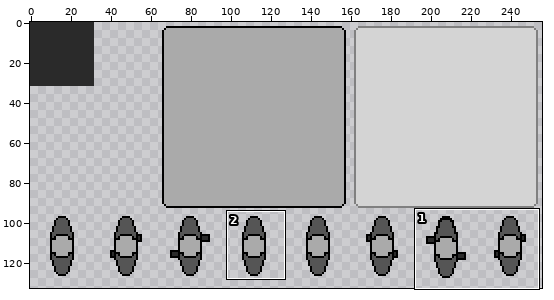
Two versions of one pixel-art file, resources/spritesheet.ase. The first picture is a wide view before the edit; the outline marks the close-up.
Close-up. Before:
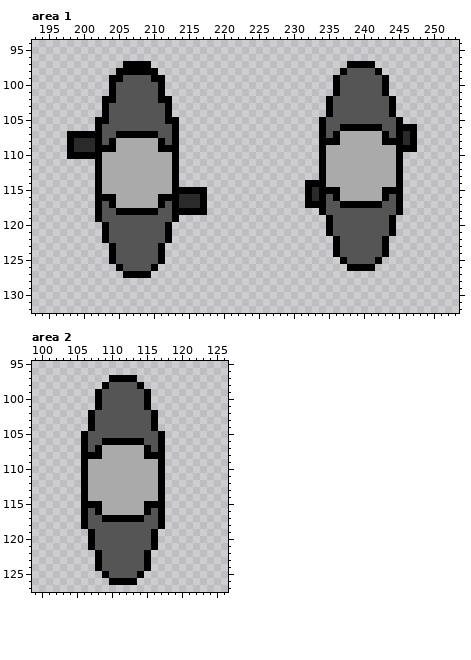
256x160 pixels, 1 frame. Shown: area 1: x 193..253, y 94..132; area 2: x 99..126, y 95..127. The wide view leaves out empty margins.
The result:
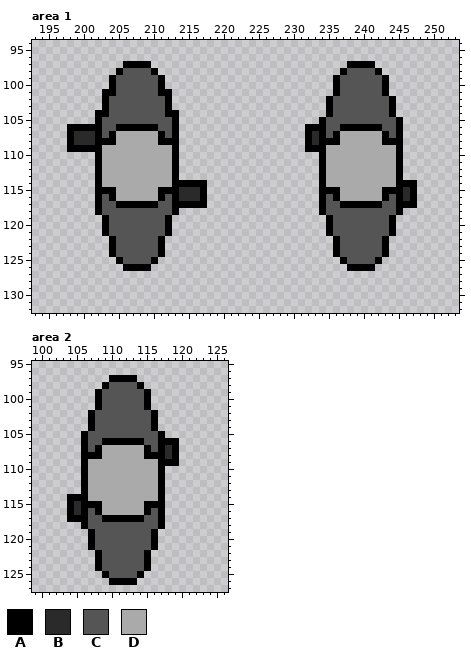
Palette (. is transparent): A #000000  B #2a2a2a  C #555555  D #aaaaaa
Commit message: Fix up walking animation.
From old to new:
--- area 1
@@ x 193..253 @@
  97 .............AAAA............................AAAA............
- 98 ............AAAAAA..........................ACCCCA...........
- 99 ...........AACCCCAA........................ACCCCCCA..........
+ 98 ............ACCCCA..........................ACCCCA...........
+ 99 ...........ACCCCCCA........................ACCCCCCA..........
 100 ...........ACCCCCCA........................ACCCCCCA..........
-101 ...........ACCCCCCA........................ACCCCCCA..........
-102 ..........AACCCCCCAA......................ACCCCCCCCA.........
+101 ..........AACCCCCCAA.......................ACCCCCCA..........
+102 ..........ACCCCCCCCA......................ACCCCCCCCA.........
 103 ..........ACCCCCCCCA......................ACCCCCCCCA.........
-104 ..........ACCCCCCCCA......................ACCCCCCCCA.........
-105 .........AACCCCCCCCAA....................ACCCCCCCCCCA........
-106 .........ACCCCCCCCCCA....................ACCAAAAAACCAAA......
-107 .....AAAAACCAAAAAACCA....................ACADDDDDDACABA......
-108 .....ABBBACADDDDDDACA....................AAADDDDDDAAABA......
-109 .....ABBBAAADDDDDDAAA....................ADDDDDDDDDDAAA......
-110 .....AAAAADDDDDDDDDDA....................ADDDDDDDDDDA........
+104 .........AACCCCCCCCAA.....................ACCCCCCCCA.........
+105 .........ACCCCCCCCCCA....................ACCCCCCCCCCA........
+106 .....AAAAACCAAAAAACCA..................AAACCAAAAAACCA........
+107 .....ABBBACADDDDDDACA..................ABACADDDDDDACA........
+108 .....ABBBAAADDDDDDAAA..................ABAAADDDDDDAAA........
+109 .....AAAAADDDDDDDDDDA..................AAADDDDDDDDDDA........
+110 .........ADDDDDDDDDDA....................ADDDDDDDDDDA........
 111 .........ADDDDDDDDDDA....................ADDDDDDDDDDA........
@@ x 193..253 @@
 113 .........ADDDDDDDDDDA....................ADDDDDDDDDDA........
-114 .........ADDDDDDDDDDA..................AAADDDDDDDDDDA........
-115 .........ADDDDDDDDDDAAAAA..............ABAAADDDDDDAAA........
-116 .........AAADDDDDDAAABBBA..............ABACADDDDDDACA........
-117 .........ACADDDDDDACABBBA..............AAACCAAAAAACCA........
-118 .........ACCAAAAAACCAAAAA................ACCCCCCCCCCA........
-119 .........ACCCCCCCCCCA.....................ACCCCCCCCA.........
+114 .........ADDDDDDDDDDAAAAA................ADDDDDDDDDDAAA......
+115 .........AAADDDDDDAAABBBA................AAADDDDDDAAABA......
+116 .........ACADDDDDDACABBBA................ACADDDDDDACABA......
+117 .........ACCAAAAAACCAAAAA................ACCAAAAAACCAAA......
+118 .........ACCCCCCCCCCA....................ACCCCCCCCCCA........
+119 ..........ACCCCCCCCA......................ACCCCCCCCA.........
 120 ..........ACCCCCCCCA......................ACCCCCCCCA.........
 121 ..........ACCCCCCCCA......................ACCCCCCCCA.........
-122 ..........ACCCCCCCCA.......................ACCCCCCA..........
+122 ...........ACCCCCCA........................ACCCCCCA..........
 123 ...........ACCCCCCA........................ACCCCCCA..........
 124 ...........ACCCCCCA........................ACCCCCCA..........
-125 ...........ACCCCCCA.........................ACCCCA...........
-126 ............ACCCCA...........................AAAA............
-127 .............AAAA............................................
+125 ............ACCCCA..........................ACCCCA...........
+126 .............AAAA............................AAAA............
+127 .............................................................
 128 .............................................................
--- area 2
@@ x 116..121 @@
 105 CA....
-106 CA....
-107 CA....
-108 AA....
-109 DA....
+106 CAAA..
+107 CABA..
+108 AABA..
+109 DAAA..
 110 DA....
@@ x 102..107 @@
 113 ....AD
-114 ....AD
-115 ....AA
-116 ....AC
-117 ....AC
+114 ..AAAD
+115 ..ABAA
+116 ..ABAC
+117 ..AAAC
 118 ....AC
Pixel boxes of the changes (left, top, right, bottom) in both close-ups:
changed: (67, 68, 207, 278)
changed: (305, 124, 319, 208)
changed: (403, 124, 417, 208)
added: (165, 438, 179, 466)
added: (67, 494, 81, 522)
